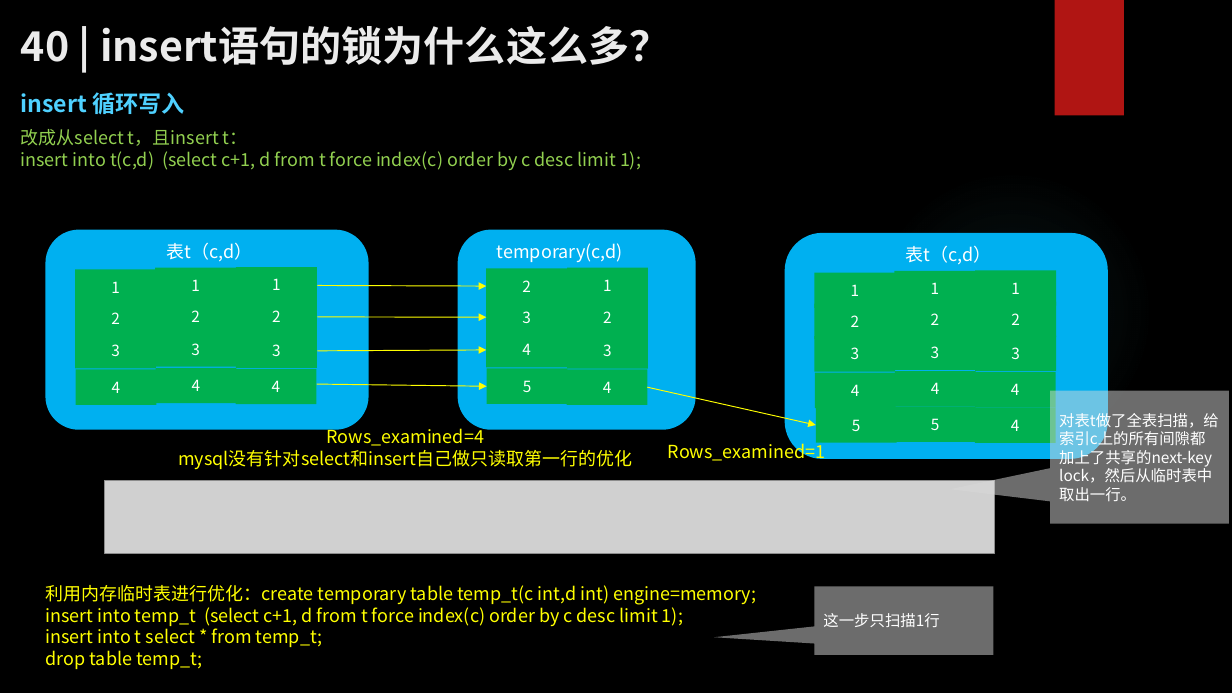
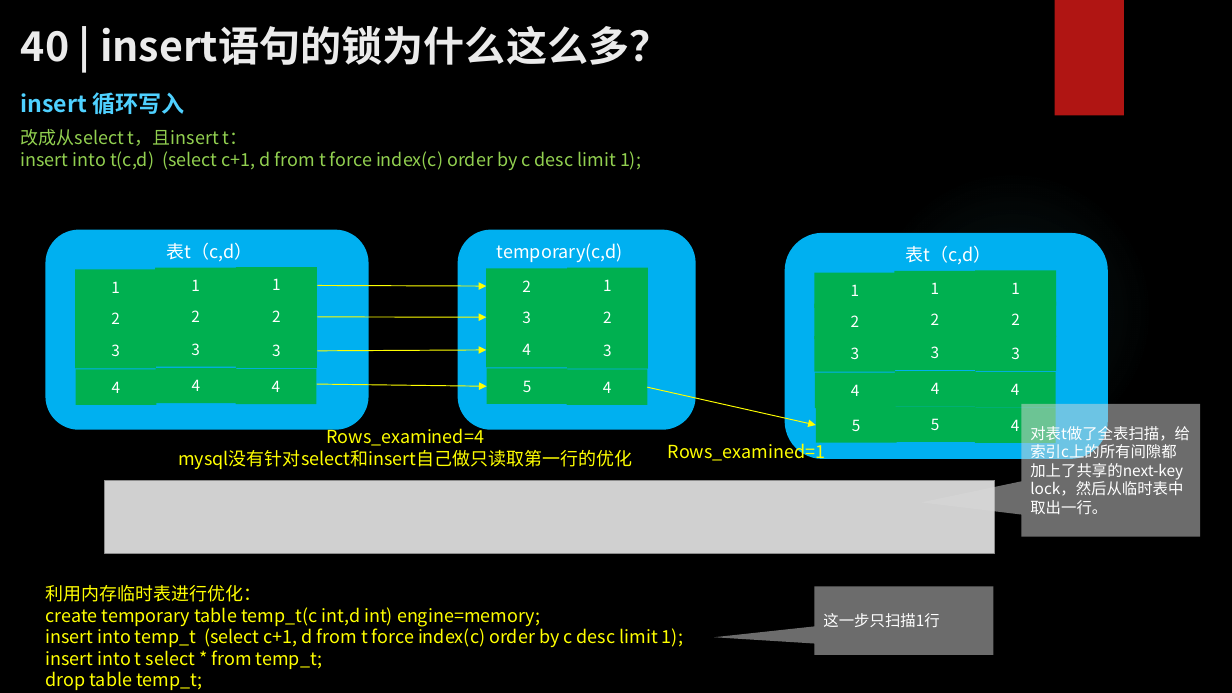
Before and after one commit to zhangkekf/reading-notes, a slide deck: slide 4 of MySQL实战/40insert语句的锁为什么这么多？.pptx. Drawn at 1232x693 pixels with LibreOffice and Linux fonts; fonts in the diff are those of the drawing; grey boxes stand for pictures; background and template pictures are left out. Boxes give left, top, right and bottom in pixels: in the first picture for what was removed or moved away, otherwise in the second. Text is boxed around its words. In the diff, an @@ line names an element or a change of style, - is before the commit and + after.

```diff
--- a/MySQL实战/40insert语句的锁为什么这么多？.pptx
+++ b/MySQL实战/40insert语句的锁为什么这么多？.pptx
@@ speech box "对表t做了全表扫描，给索引c上的所有间隙都加上了共享的next-key lock，然后从临时表中取出一行。": place and size @@
-speech box "对表t做了全表扫描，给索引c上的所有间隙都加上了共享的next-key lock，然后从临时表中取出一行。" at bbox=[1050, 391, 1229, 524]
+speech box "对表t做了全表扫描，给索引c上的所有间隙都加上了共享的next-key lock，然后从临时表中取出一行。" at bbox=[1021, 404, 1201, 537]
@@ text at bbox=[46, 585, 540, 627]: text changed @@
-利用内存临时表进行优化：create temporary table temp_t(c int,d int) engine=memory;
+利用内存临时表进行优化：
+create temporary table temp_t(c int,d int) engine=memory;
```
Also in this commit, not shown: 2 other files.
